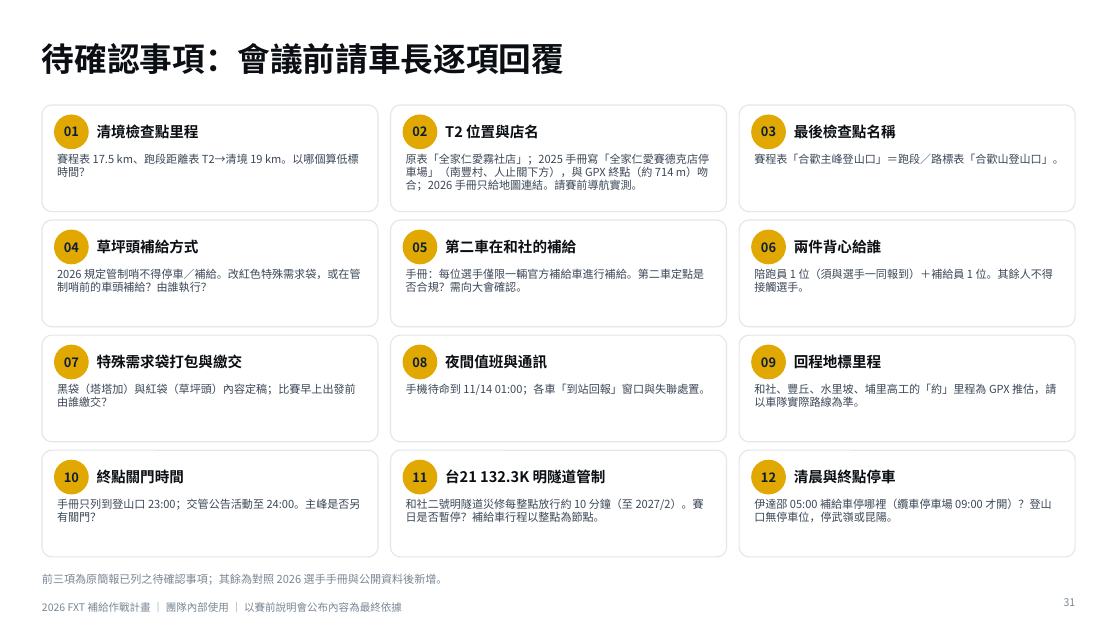
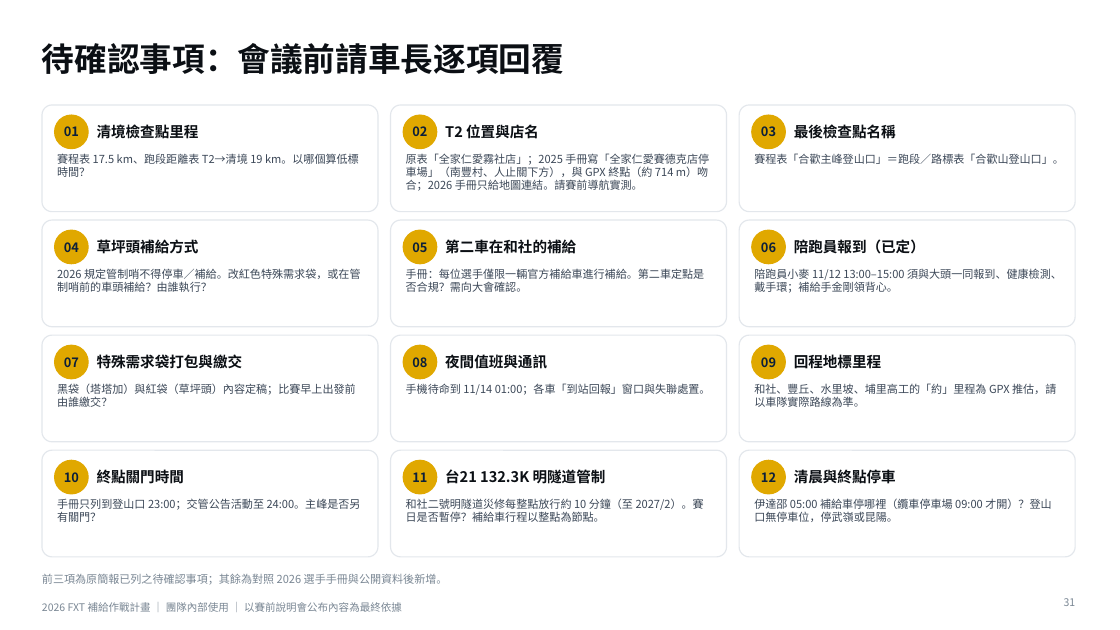
Before and after one commit to powermovebboy-sys/Race-site, a slide deck: slide 31 of deck/2026_FXT_補給作戰計畫.pptx. Drawn at 1120x630 pixels with LibreOffice and Linux fonts; fonts in the diff are those of the drawing. Boxes give left, top, right and bottom in pixels: in the first picture for what was removed or moved away, otherwise in the second. Text is boxed around its words. In the diff, an @@ line names an element or a change of style, - is before the commit and + after.

```diff
--- a/deck/2026_FXT_補給作戰計畫.pptx
+++ b/deck/2026_FXT_補給作戰計畫.pptx
@@ text at [794, 239, 925, 254]: text changed @@
-兩件背心給誰
+陪跑員報到（已定）
@@ text at [754, 268, 1062, 293]: text changed @@
-陪跑員 1 位（須與選手一同報到）＋補給員 1 位。其餘人不得接觸選手。
+陪跑員小麥 11/12 13:00–15:00 須與大頭一同報到、健康檢測、戴手環；補給手金剛領背心。
```
Also in this commit, not shown: 6 other slides changed, 3 other files.
